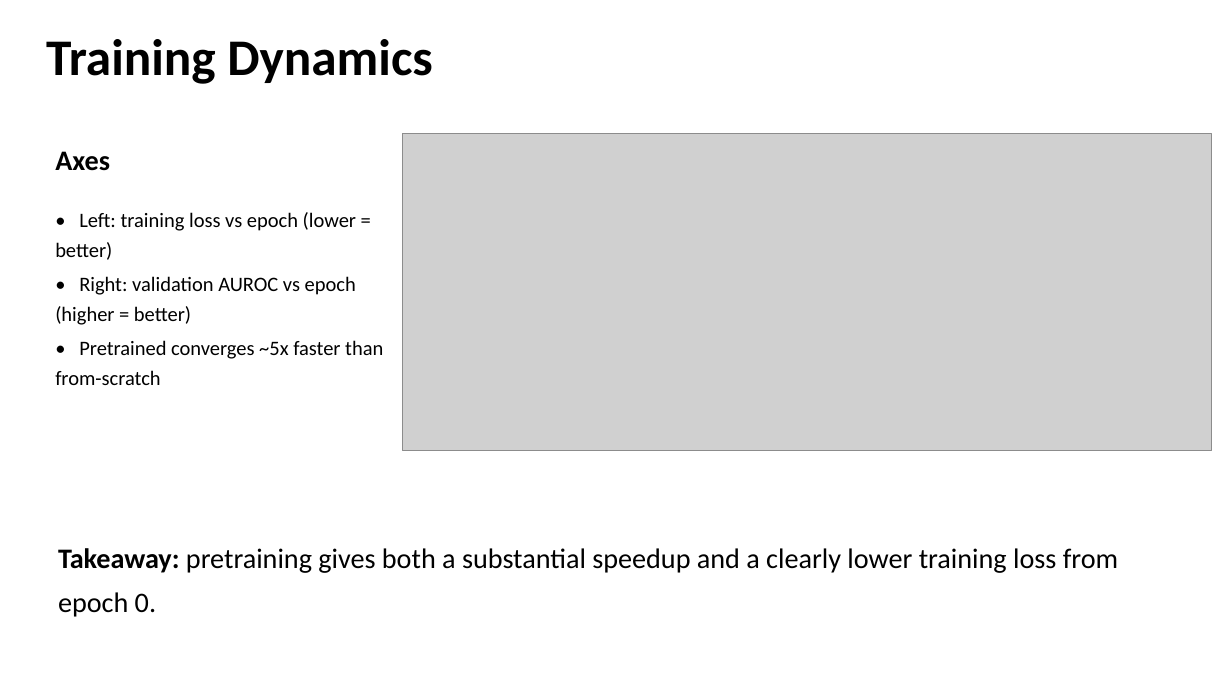
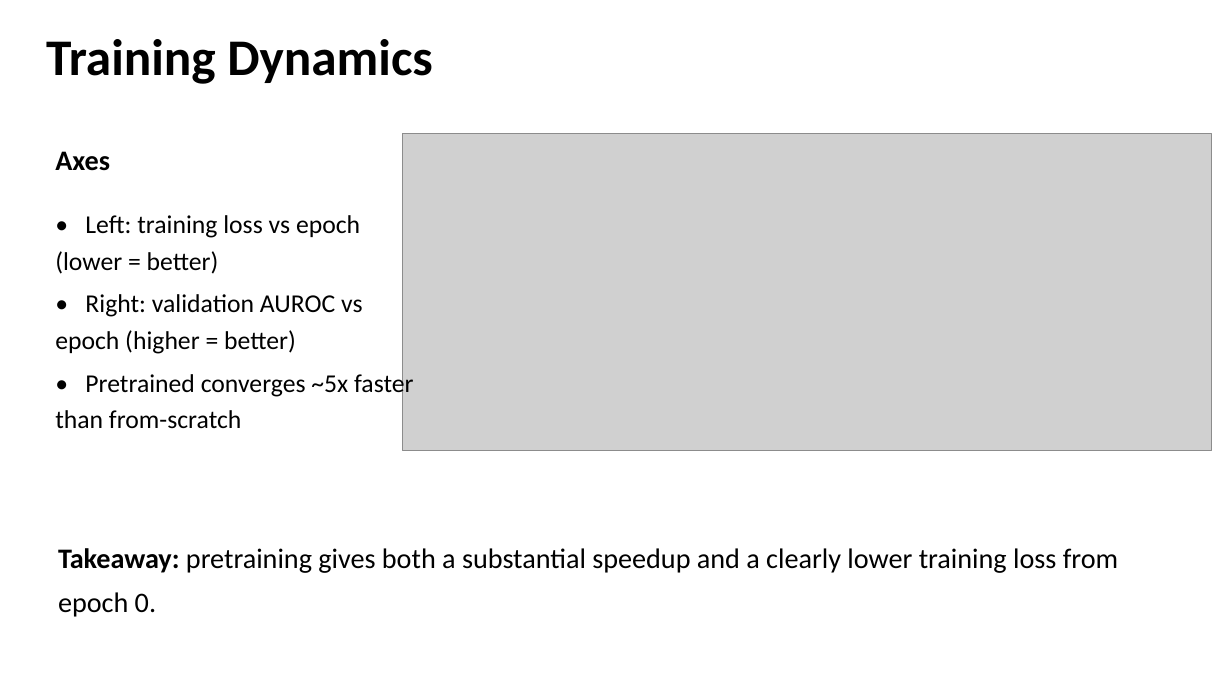
Before and after one commit to hahu1013/enhancer_prediction_k562, a slide deck: slide 7 of slides/K562_enhancer_prediction.pptx. Drawn at 1232x693 pixels with LibreOffice and Linux fonts; fonts in the diff are those of the drawing; grey boxes stand for pictures. Boxes give left, top, right and bottom in pixels: in the first picture for what was removed or moved away, otherwise in the second. Text is boxed around its words. In the diff, an @@ line names an element or a change of style, - is before the commit and + after.

```diff
--- a/slides/K562_enhancer_prediction.pptx
+++ b/slides/K562_enhancer_prediction.pptx
@@ text "• Left: training loss vs ..." at <box>55,215,413,428</box>: size 16 to 20 pt @@
```
Also in this commit, not shown: 5 other slides changed.
